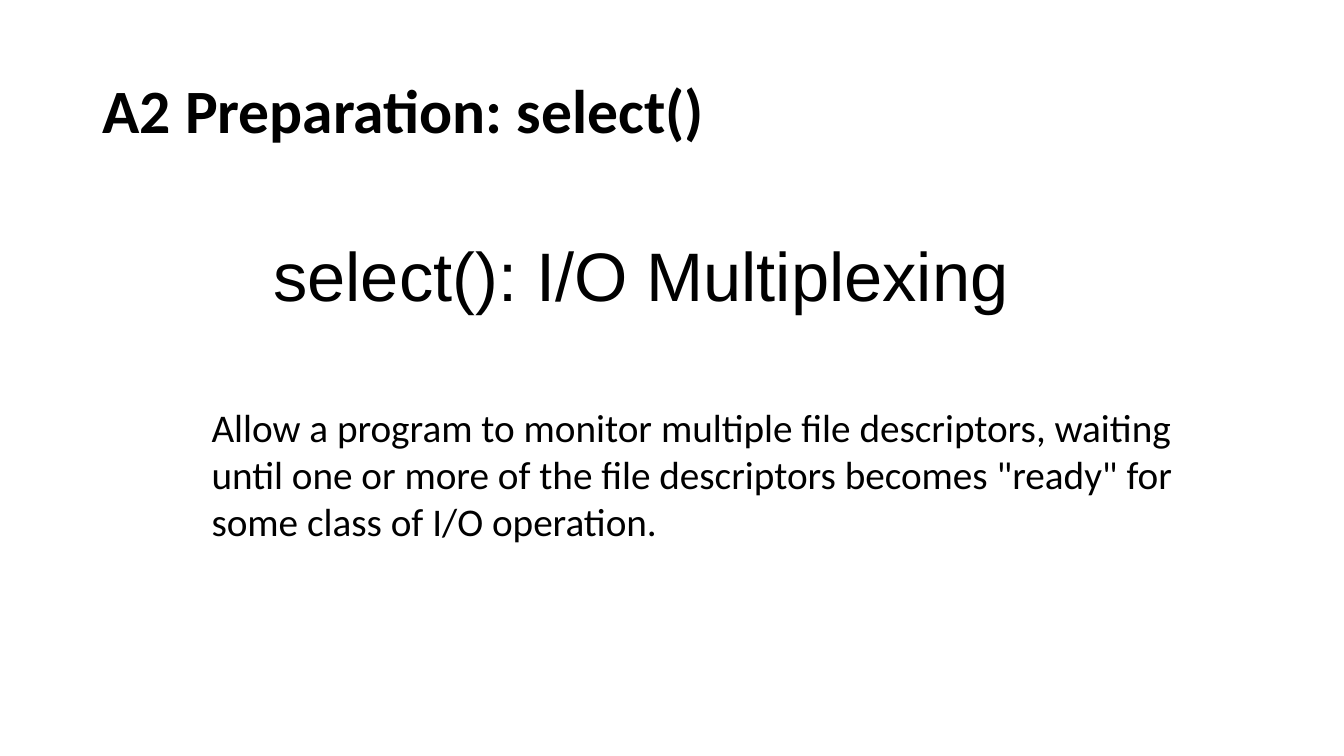
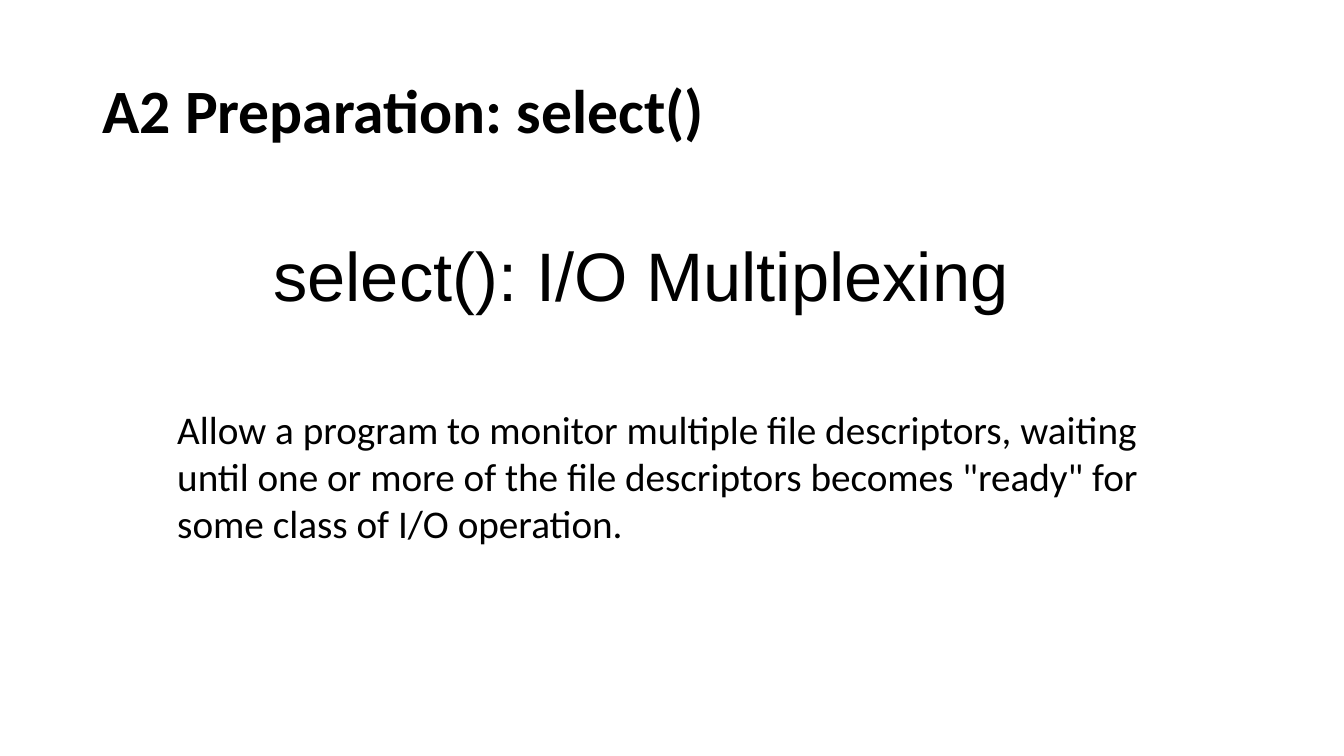
Before and after one commit to henryhxu/CSCI4430-ESTR4120, a slide deck: slide 4 of tutorial/T04/tut04.pptx. Drawn at 1344x756 pixels with LibreOffice and Linux fonts; fonts in the diff are those of the drawing. Boxes give left, top, right and bottom in pixels: in the first picture for what was removed or moved away, otherwise in the second. Text is boxed around its words. In the diff, an @@ line names an element or a change of style, - is before the commit and + after.

```diff
--- a/tutorial/T04/tut04.pptx
+++ b/tutorial/T04/tut04.pptx
@@ text "Allow a program to monitor ..." moved from (x1=212, y1=414, x2=1172, y2=543) to (x1=177, y1=416, x2=1137, y2=545) @@
```
Also in this commit, not shown: 5 other slides changed, 1 slide added.
